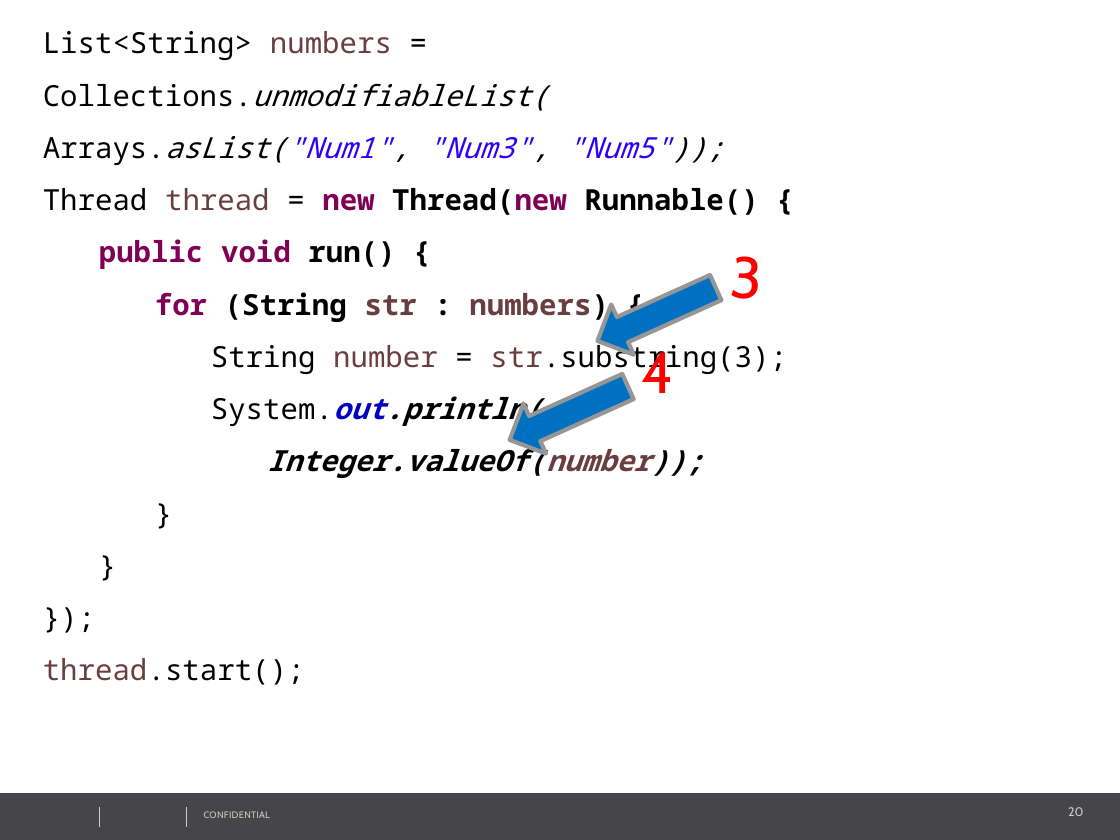
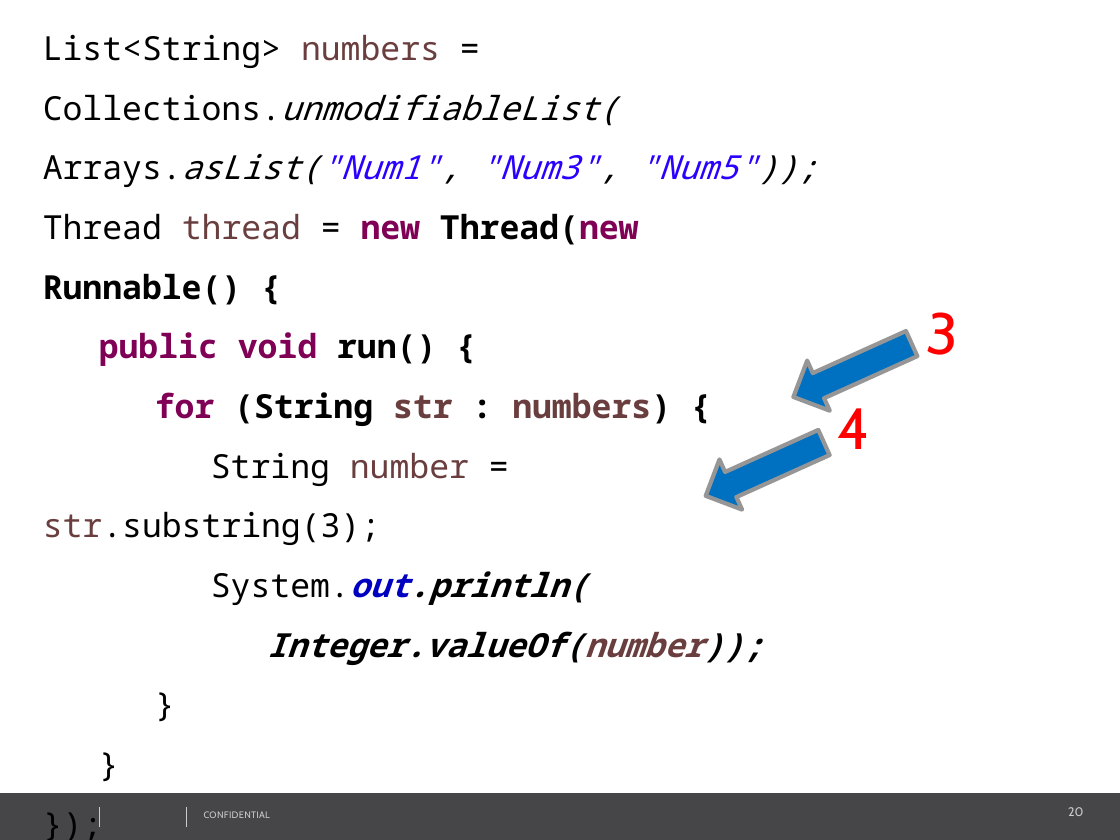
Before and after one commit to vitali-kviatkouski/personal, a slide deck: slide 20 of DesignPatternsQuizFinal.pptx. Drawn at 1120x840 pixels with LibreOffice and Linux fonts; fonts in the diff are those of the drawing; background and template pictures are left out. Boxes give left, top, right and bottom in pixels: in the first picture for what was removed or moved away, otherwise in the second. Text is boxed around its words. In the diff, an @@ line names an element or a change of style, - is before the commit and + after.

Commit message:
Final version of design patterns quiz

```diff
--- a/DesignPatternsQuizFinal.pptx
+++ b/DesignPatternsQuizFinal.pptx
@@ text "List<String> numbers = Collections.unmodifiableList(" at <box>43,35,818,665</box>: size 14 to 16 pt @@
@@ 2 texts, 2 down arrows: place and size @@
-2 texts, 2 down arrows at <box>499,256,761,465</box>
+2 texts, 2 down arrows at <box>695,312,957,522</box>
```
Also in this commit, not shown: 13 other slides changed, 2 slides added.
